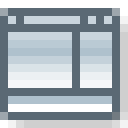
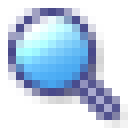
Before/after of a 128px x 128px layered artwork. What changed in the layer stack:
added group "search" (1st of 3) with 14 layers above "folder_open" over [left=8, top=8, right=128, bottom=128]
added group "14+1px" with 6 layers in group "search" over [left=8, top=8, right=128, bottom=128]
added layer "search rastr kопировать" in group "14+1px" over [left=8, top=8, right=96, bottom=96]
added layer "Слой 1 kопировать" in group "14+1px" over [left=72, top=72, right=120, bottom=120]
added layer "Тень search rastr kопировать" in group "14+1px" over [left=16, top=16, right=128, bottom=128]
renamed "Слой 0" to "tab chat", moved it into group "tab chat" over [left=8, top=16, right=112, bottom=112]
